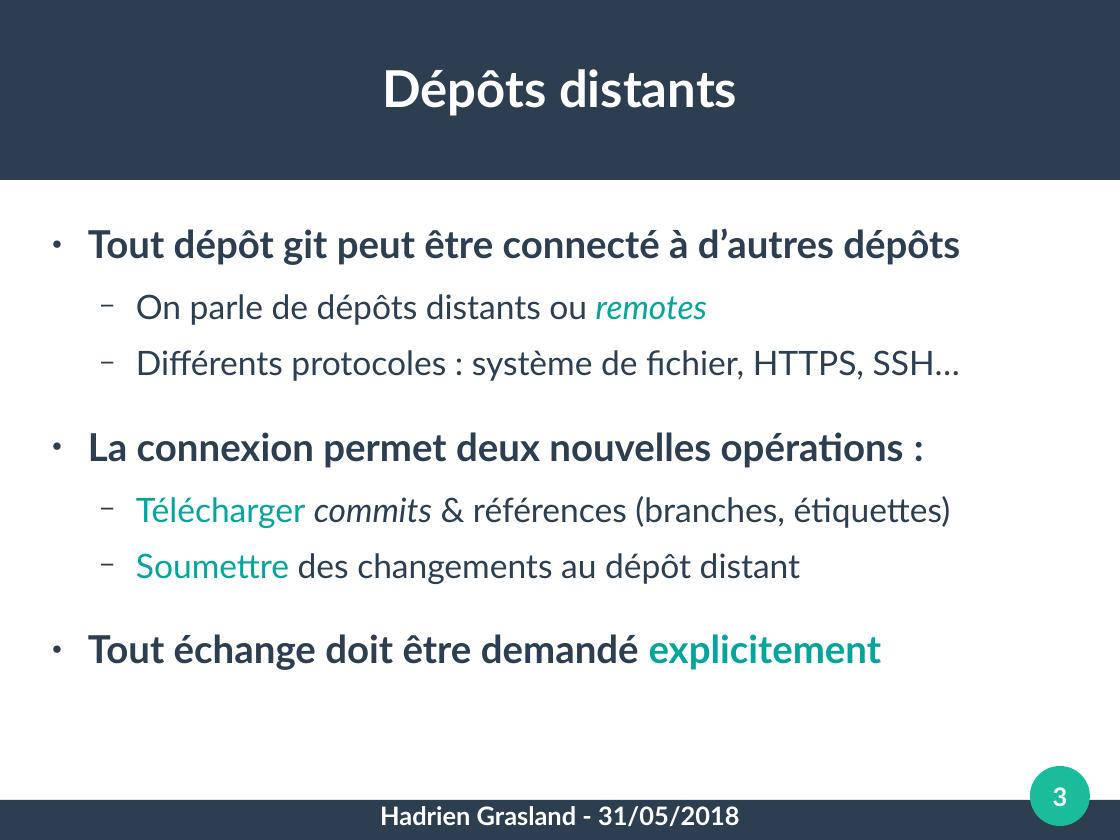
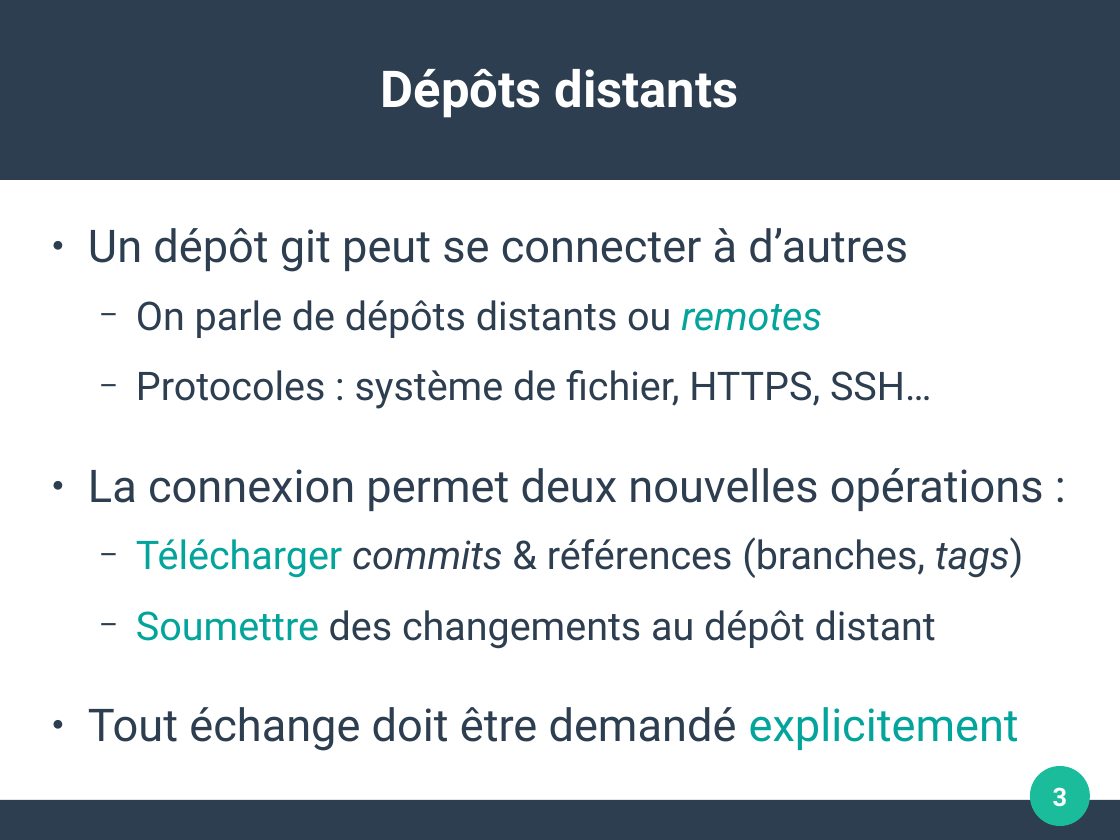
Before and after one commit to pushou/formation-git, a slide deck: slide 3 of Pres4-Distribution.odp. Drawn at 1120x840 pixels with LibreOffice and Linux fonts; fonts in the diff are those of the drawing. Boxes give left, top, right and bottom in pixels: in the first picture for what was removed or moved away, otherwise in the second. Text is boxed around its words. In the diff, an @@ line names an element or a change of style, - is before the commit and + after.

```diff
--- a/Pres4-Distribution.odp
+++ b/Pres4-Distribution.odp
@@ title "Dépôts distants" at box(381, 69, 738, 118): font Lato to Roboto @@
@@ text "Un dépôt git peut se ..." at box(88, 228, 1044, 751): vertical alignment top to middle @@
@@ text at box(88, 228, 908, 272): text changed; size 27.2 to 32 pt; font Lato to Roboto; bold off @@
-● Tout dépôt git peut être connecté à d’autres dépôts
+● Un dépôt git peut se connecter à d’autres
@@ text at box(88, 300, 1044, 751): size 23.8 to 28 pt in "On parle de dépôts distants ou remotes", "Soumettre des changements au dépôt distant"; font Lato to Roboto in "On parle de dépôts distants ou remotes", "La connexion permet deux nouvelles opérations :", "Soumettre des changements au dépôt distant", "Tout échange doit être demandé explicitement"; size 27.2 to 32 pt, bold off in "La connexion permet deux nouvelles opérations :", "Tout échange doit être demandé explicitement"; line spacing 1 to 1.15; less space between paragraphs @@
@@ text at box(136, 370, 931, 409): text changed; size 23.8 to 28 pt; font Lato to Roboto @@
-  − Différents protocoles : système de fichier, HTTPS, SSH…
+  − Protocoles : système de fichier, HTTPS, SSH…
@@ text at box(136, 537, 1023, 578): text changed; size 23.8 to 28 pt; font Lato to Roboto @@
-  − Télécharger commits & références (branches, étiquettes)
+  − Télécharger commits & références (branches, tags)
@@ text removed at box(380, 806, 740, 827) @@
-Hadrien Grasland - 31/05/2018
```
Also in this commit, not shown: 9 other slides changed, 16 other files.
